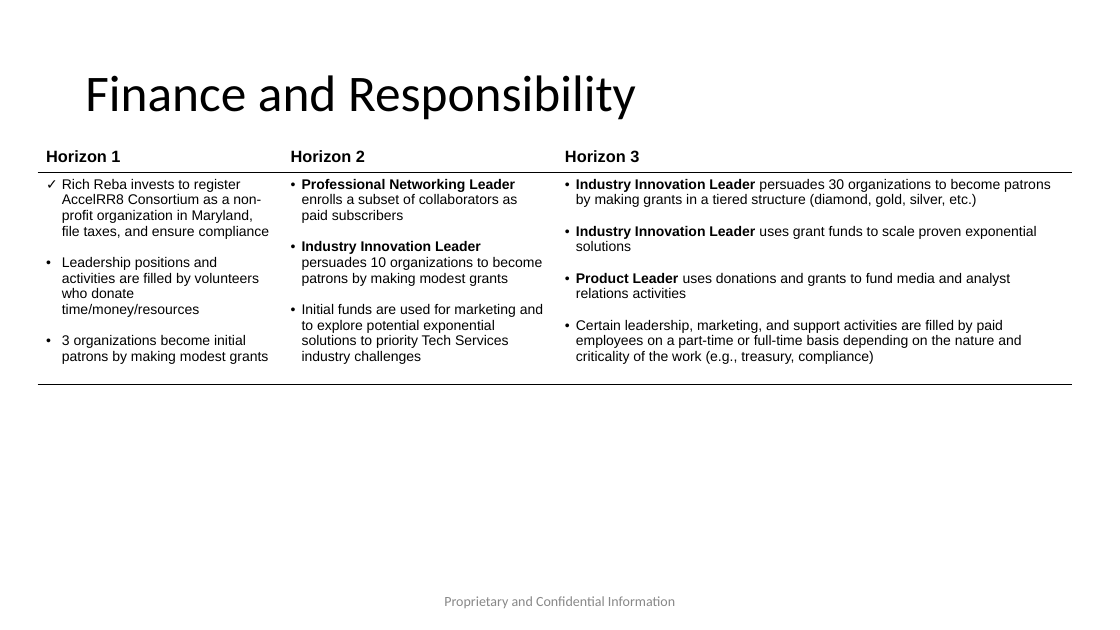
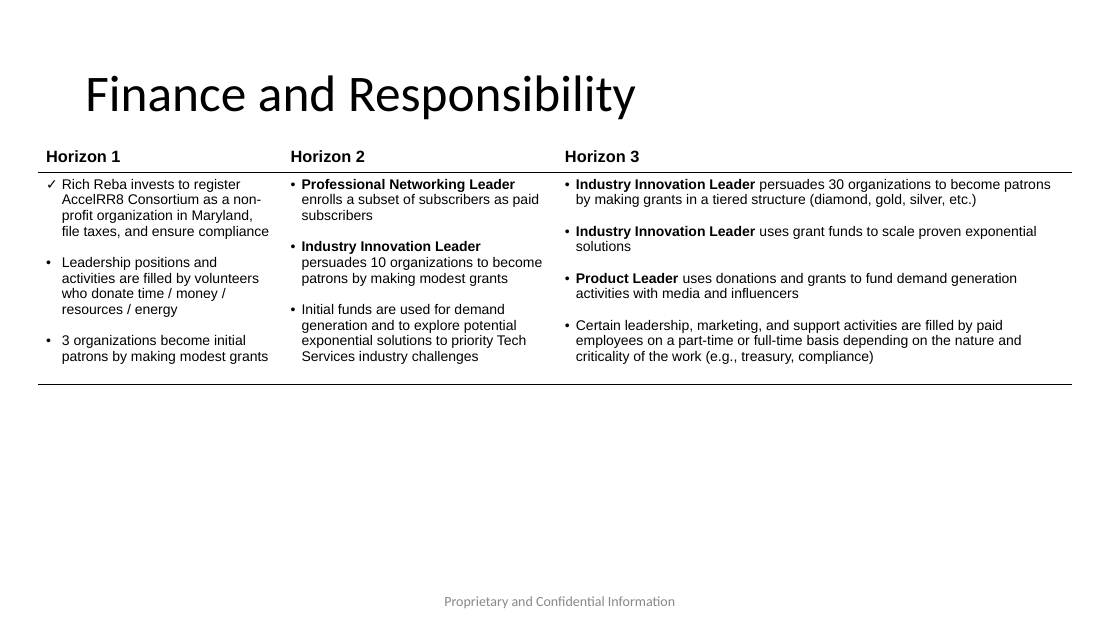
Before and after one commit to AccelRR8-Consortium-NonProfit/Management-Public, a slide deck: slide 8 of docs/1_Integration/1a_Governance/AccelRR8 Consortium Non-Profit Organization Plan.pptx. Drawn at 1120x630 pixels with LibreOffice and Linux fonts; fonts in the diff are those of the drawing; background and template pictures are left out. Boxes give left, top, right and bottom in pixels: in the first picture for what was removed or moved away, otherwise in the second. Text is boxed around its words. In the diff, an @@ line names an element or a change of style, - is before the commit and + after.

Commit message:
Updated Organization Plan

```diff
--- a/docs/1_Integration/1a_Governance/AccelRR8 Consortium Non-Profit Organization Plan.pptx
+++ b/docs/1_Integration/1a_Governance/AccelRR8 Consortium Non-Profit Organization Plan.pptx
@@ table at (38, 144, 1073, 400) @@
-row 2: Rich Reba invests to register AccelRR8 Consortium as a non-profit organization in Maryland, file taxes, and ensure compliance / Leadership positions and activities are filled by volunteers who donate time/money/resources / 3 organizations become initial patrons by making modest grants | Professional Networking Leader enrolls a subset of collaborators as paid subscribers / Industry Innovation Leader persuades 10 organizations to become patrons by making modest grants / Initial funds are used for marketing and to explore potential exponential solutions to priority Tech Services industry challenges | Industry Innovation Leader persuades 30 organizations to become patrons by making grants in a tiered structure (diamond, gold, silver, etc.) / Industry Innovation Leader uses grant funds to scale proven exponential solutions / Product Leader uses donations and grants to fund media and analyst relations activities / Certain leadership, marketing, and support activities are filled by paid employees on a part-time or full-time basis depending on the nature and criticality of the work (e.g., treasury, compliance)
+row 2: Rich Reba invests to register AccelRR8 Consortium as a non-profit organization in Maryland, file taxes, and ensure compliance / Leadership positions and activities are filled by volunteers who donate time / money / resources / energy / 3 organizations become initial patrons by making modest grants | Professional Networking Leader enrolls a subset of subscribers as paid subscribers / Industry Innovation Leader persuades 10 organizations to become patrons by making modest grants / Initial funds are used for demand generation and to explore potential exponential solutions to priority Tech Services industry challenges | Industry Innovation Leader persuades 30 organizations to become patrons by making grants in a tiered structure (diamond, gold, silver, etc.) / Industry Innovation Leader uses grant funds to scale proven exponential solutions / Product Leader uses donations and grants to fund demand generation activities with media and influencers / Certain leadership, marketing, and support activities are filled by paid employees on a part-time or full-time basis depending on the nature and criticality of the work (e.g., treasury, compliance)
```
Also in this commit, not shown: 5 other slides changed, 10 other files.
